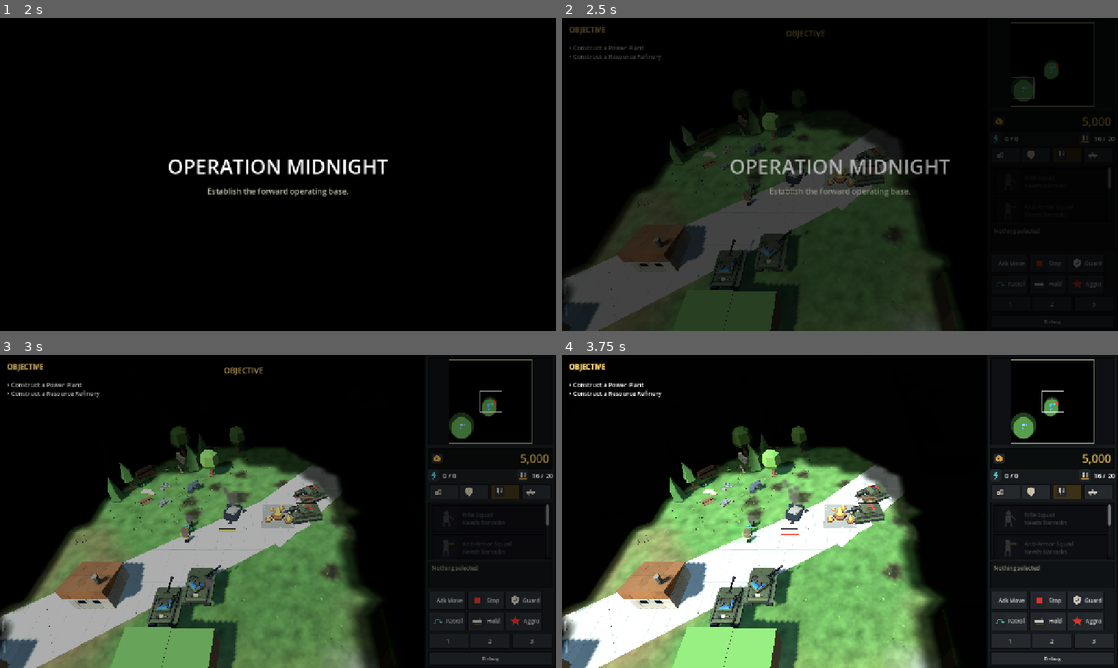
Above: before the commit, frames 1-4 (two rows, left to right).
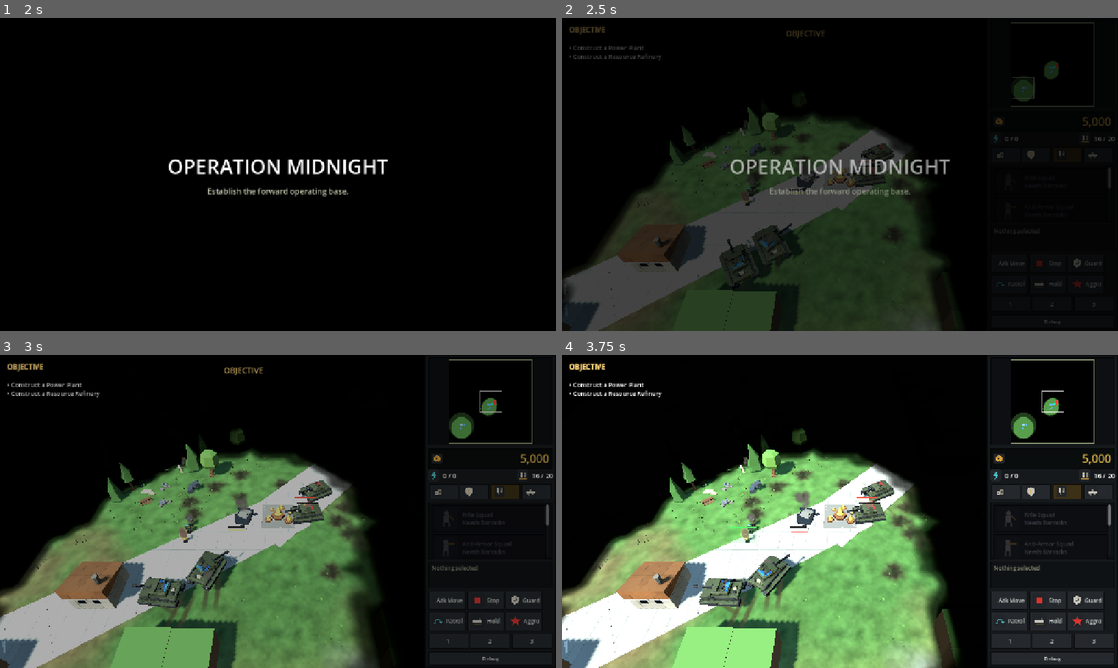
Above: after the commit, the same moments.

Repository: xionams/operation-midnight
Game: Godot game, scene res://tests/battle_shot.tscn
Two runs of this game, one before a commit and one after it. Both use one fixed random seed, a clock stepped at 60 frames per second and the inputs below. This scene is started directly instead of the project's main scene.
Inputs (mouse positions are in pixels of both pictures, inside the frame that each line leads up to):
- Up to frame 1 (2 s): click (444, 155) at 0.52 s; click (472, 155) at 1.27 s
- Up to frame 2 (2.5 s): click (1067, 155) at 2.02 s
- Up to frame 3 (3 s): tap Enter at 2.75 s; drag from (489, 401) to (333, 442) at 2.77 s
- Up to frame 4 (3.75 s): drag from (728, 527) to (812, 574) at 3.52 s

Frame 1 is identical in both runs. In frame 2, 1.8% of the frame differs, in the area x 24-90%, y 13-87%; in frame 3, 7.5%; in frame 4, 9.9%, in the area x 0-90%, y 13-100%.

Commit message:
Ruts: the ground records movement, not just explosions
Scorch marks recorded where things died; nothing recorded where anything
drove. A field that armour had crossed all match looked untouched between
the craters.

GroundMarks is now layered - one MultiMesh per layer, so burns and ruts
are two draw calls between them rather than one per mark. Each layer has
its own ring buffer, because they fill at completely different rates: a
burn happens when something dies, a rut every couple of metres a vehicle
drives. Sharing one buffer would let a single harvester's commute erase
the record of a battle.

Ruts follow the direction actually TRAVELLED rather than the hull facing,
so a vehicle mid-turn leaves marks along its path instead of along
wherever it happens to be pointing. Infantry leave nothing: boots do not
rut a field at this scale, and at 120 units the trails would be the only
thing on screen.

Two things worth keeping:

- Basis.scaled() scales in WORLD axes, not local - it scales the basis's
  rows, so a non-uniform scale applied that way ignores the mark's own
  rotation entirely. Every rut came out `width` across world X and 1.0
  deep in world Z whatever direction it ran, which is a sliver, and is
  why the first trail was almost invisible. Compose with
  Basis.from_scale() on the right instead. The scorch layer never showed
  this because its scale is uniform - exactly the kind of thing that
  hides a bug until a second caller turns up.

- The layer cap is a FILL RATE decision, not a memory one. Every mark is
  a large alpha-blended quad and the layer's AABB spans the map, so none
  are ever culled. At 420 ruts the layer cost 10 FPS at 120 units, which
  is more than shadows and more than the whole effects layer. At 160,
  with stamp spacing widened from 1.4m to 2.2m, it is free. Population is
  the only lever that matters for a decal layer.

Cost at 120 units: 48.1 FPS against 47.6 before. Regression: 17 suites, 0
failures, with ground_marks extended to cover the second layer and that
ruts cannot consume the scorch buffer.

Co-Authored-By: Claude Opus 5 <noreply@anthropic.com>
Claude-Session: https://claude.ai/code/session_01DZuC8PnfRtC4UfouPMZvxD

Diff:
--- a/scripts/units/unit_base.gd
+++ b/scripts/units/unit_base.gd
@@ -74,6 +74,18 @@
 ## first are the ones in contact, which is where the player is looking.
 const MAX_DAMAGE_PLUMES: int = 18
 static var _active_plumes: int = 0
+
+## Metres between rut stamps. The stamp itself is laid longer than this so
+## consecutive ones overlap into a continuous trail rather than a dashed
+## line - the texture fades to nothing at both ends for the same reason.
+## 2.2m between stamps, not 1.4. Combined with the lower layer cap this
+## is what keeps the trail affordable: fewer, longer stamps cover the same
+## ground with less overdraw.
+const TRACK_STEP: float = 2.2
+## Infantry leave nothing. Boots do not rut a field at this scale, and at
+## 120 units the trails would be the only thing on screen.
+const TRACK_MIN_HEIGHT: float = 1.0
+var _last_track: Vector3 = Vector3.INF
 var _stuck_timer: float = 0.0
 var _stuck_reference: Vector3 = Vector3.ZERO
 
@@ -549,8 +561,33 @@
 		## also dies with its unit, and that path does not come back here.
 		_damage_plume.tree_exited.connect(func(): _active_plumes -= 1)
 
+## Ruts behind anything on wheels or tracks. The ground kept a record of
+## explosions but not of movement, so a field that armour had crossed all
+## match looked untouched between the craters.
+func _lay_tracks() -> void:
+	if stats == null or stats.body_size.y < TRACK_MIN_HEIGHT:
+		return
+	if _last_track.is_finite() \
+		and global_position.distance_to(_last_track) < TRACK_STEP:
+		return
+	var heading: Vector3 = -global_transform.basis.z
+	if _last_track.is_finite():
+		## Prefer the direction actually travelled over the facing: a
+		## vehicle that is turning leaves ruts along its path, not along
+		## wherever its hull happens to point mid-turn.
+		var moved: Vector3 = global_position - _last_track
+		if moved.length_squared() > 0.01:
+			heading = moved
+	_last_track = global_position
+	## 2.2x the step, so consecutive stamps overlap by more than half
+	## their length. At 1.7x the trail read as a dotted line: the texture
+	## fades at both ends, so the overlap has to carry the join.
+	GroundMarks.track(self, global_position, heading,
+		stats.body_size.x * 0.92, TRACK_STEP * 2.2)
+
 func _physics_process(delta: float) -> void:
 	_refresh_damage_visual()
+	_lay_tracks()
 	if nav_agent == null or nav_agent.is_navigation_finished():
 		velocity = Vector3.ZERO
 		move_and_slide()
--- a/scripts/vfx/ground_marks.gd
+++ b/scripts/vfx/ground_marks.gd
@@ -1,36 +1,64 @@
 class_name GroundMarks
-extends MultiMeshInstance3D
+extends Node3D
 
-## Scorch marks the battlefield keeps.
+## What the battlefield keeps: burns where things exploded, and ruts
+## where armour drove.
 ##
 ## Everything the VFX layer does is momentary - a flash, a plume, a shake -
 ## so ten minutes into a match the ground looked exactly as it did at the
 ## start. A war game whose terrain never records that anything happened
-## reads as a diorama, and that was true here however well it was lit.
+## reads as a diorama, however well it is lit.
 ##
-## One MultiMesh for every mark on the map, so the whole record costs one
-## draw call rather than one per crater. Marks never fade: the point is
-## that the ground remembers, and a burn that cleans itself up after
-## fifteen seconds is just another particle effect. Instead the buffer is
-## a ring - the oldest mark is overwritten once the cap is reached, which
-## bounds the cost exactly while keeping the places that saw the most
-## fighting the most marked.
+## One MultiMesh per LAYER, so the whole record is two draw calls rather
+## than one per crater and one per rut. Marks never fade: the point is
+## that the ground remembers, and a mark that cleans itself up after
+## fifteen seconds is just another particle effect. Instead each layer is
+## a ring - the oldest entry is overwritten once its cap is reached, which
+## bounds the cost exactly while keeping the ground that saw the most
+## traffic the most marked.
 
-const MARK: Texture2D = preload("res://assets/textures/scorch.png")
 const SHADER: Shader = preload("res://shaders/ground_decal.gdshader")
 
-## 96 marks at one draw call. Enough that a contested crossroads looks
-## fought over, few enough that a long match cannot fill the map with soot.
-const MAX_MARKS: int = 96
+const SCORCH: String = "scorch"
+const TRACK: String = "track"
 
-## Just clear of the ground plane. The shader never writes depth, so this
-## only has to beat the depth test, not z-fighting.
-const HEIGHT: float = 0.03
+## Caps are per layer because the two fill at completely different rates:
+## a burn happens when something dies, a rut every metre and a half a
+## vehicle drives. Sharing one buffer would let a single harvester's
+## commute erase the record of a battle.
+const LAYERS: Dictionary = {
+	SCORCH: {
+		"texture": preload("res://assets/textures/scorch.png"),
+		"cap": 96,
+		"height": 0.03,
+	},
+	TRACK: {
+		"texture": preload("res://assets/textures/track.png"),
+		## 160, not the 420 this started at. Every mark is a large
+		## alpha-blended quad and the layer's AABB spans the map, so none
+		## of them are ever culled - at 420 the ruts alone cost 10 FPS at
+		## 120 units, which is more than shadows and more than the entire
+		## effects layer. This is overdraw, so the population is the only
+		## lever that matters.
+		"cap": 160,
+		## Below the scorch layer: a burn crossing a track should read as
+		## having happened after the vehicle passed, which is the usual
+		## order of events.
+		"height": 0.02,
+	},
+}
 
 static var _instance: GroundMarks = null
 
-var _next: int = 0
-var _used: int = 0
+var _layers: Dictionary = {}
+var _next: Dictionary = {}
+var _used: Dictionary = {}
+
+static func enabled() -> bool:
+	## Read directly rather than through VFX.enabled: VFX calls into here,
+	## and GDScript resolves a circular class_name reference by failing to
+	## compile both sides.
+	return OS.get_environment("OM_NO_VFX").is_empty()
 
 static func _root(context: Node) -> Node:
 	var tree := context.get_tree() if context != null else null
@@ -53,32 +81,41 @@
 func _ready() -> void:
 	var quad := QuadMesh.new()
 	quad.size = Vector2.ONE
+	var extent: float = _map_size()
 
-	var material := ShaderMaterial.new()
-	material.shader = SHADER
-	material.set_shader_parameter("mark_tex", MARK)
-	material.set_shader_parameter("fog_tex", FogOfWar.get_texture())
-	material.set_shader_parameter("map_size", _map_size())
-	material_override = material
+	for name in LAYERS:
+		var config: Dictionary = LAYERS[name]
+		var material := ShaderMaterial.new()
+		material.shader = SHADER
+		material.set_shader_parameter("mark_tex", config["texture"])
+		material.set_shader_parameter("fog_tex", FogOfWar.get_texture())
+		material.set_shader_parameter("map_size", extent)
 
-	var multi := MultiMesh.new()
-	multi.transform_format = MultiMesh.TRANSFORM_3D
-	multi.mesh = quad
-	multi.instance_count = MAX_MARKS
-	## Every slot starts collapsed to nothing. MultiMesh has no notion of
-	## an unused instance, so an untouched slot would otherwise draw a
-	## full-size quad at the origin.
-	for i in MAX_MARKS:
-		multi.set_instance_transform(i, Transform3D().scaled(Vector3.ZERO))
-	multimesh = multi
+		var multi := MultiMesh.new()
+		multi.transform_format = MultiMesh.TRANSFORM_3D
+		multi.mesh = quad
+		multi.instance_count = config["cap"]
+		## Every slot starts collapsed to nothing. MultiMesh has no notion
+		## of an unused instance, so an untouched slot would otherwise draw
+		## a full-size quad at the origin.
+		for i in int(config["cap"]):
+			multi.set_instance_transform(i, Transform3D().scaled(Vector3.ZERO))
 
-	## The marks lie flat on a 220m plane; without an explicit AABB Godot
-	## derives one from the quad mesh and culls the lot the moment the
-	## origin leaves the frustum.
-	var extent: float = _map_size()
-	custom_aabb = AABB(Vector3(-extent, -1.0, -extent),
-		Vector3(extent * 2.0, 2.0, extent * 2.0))
-	cast_shadow = GeometryInstance3D.SHADOW_CASTING_SETTING_OFF
+		var node := MultiMeshInstance3D.new()
+		node.name = name
+		node.multimesh = multi
+		node.material_override = material
+		## Marks lie flat on a 220m plane; without an explicit AABB Godot
+		## derives one from the quad mesh and culls the lot the moment the
+		## origin leaves the frustum.
+		node.custom_aabb = AABB(Vector3(-extent, -1.0, -extent),
+			Vector3(extent * 2.0, 2.0, extent * 2.0))
+		node.cast_shadow = GeometryInstance3D.SHADOW_CASTING_SETTING_OFF
+		add_child(node)
+
+		_layers[name] = node
+		_next[name] = 0
+		_used[name] = 0
 
 func _map_size() -> float:
 	var main := get_parent()
@@ -86,35 +123,64 @@
 		return float(main.map_size)
 	return 220.0
 
-## Reads OM_NO_VFX directly rather than through VFX.enabled. VFX calls
-## into here, so depending on it back would be a cycle, and GDScript
-## resolves a circular class_name reference by failing to compile both.
-static var enabled: bool = OS.get_environment("OM_NO_VFX").is_empty()
+func _stamp(layer: String, transform: Transform3D) -> void:
+	var node: MultiMeshInstance3D = _layers.get(layer)
+	if node == null:
+		return
+	var cap: int = int(LAYERS[layer]["cap"])
+	node.multimesh.set_instance_transform(_next[layer], transform)
+	_next[layer] = (_next[layer] + 1) % cap
+	_used[layer] = mini(_used[layer] + 1, cap)
 
 ## Burn the ground at `position`. `radius` is the mark's radius in metres.
 static func scorch(context: Node, position: Vector3, radius: float) -> void:
-	if not enabled:
+	if not enabled():
 		return
 	var marks := _marks(context)
 	if marks == null:
 		return
-	marks._add(position, radius)
-
-func _add(position: Vector3, radius: float) -> void:
-	## Random spin per mark. Without it every burn is the same texture in
-	## the same orientation, and a cluster of them reads as a repeated
-	## stamp rather than as separate craters.
+	## Random spin. Without it every burn is the same texture in the same
+	## orientation, and a cluster reads as a repeated stamp rather than as
+	## separate craters.
 	var basis := Basis(Vector3.UP, randf_range(0.0, TAU)) \
 		* Basis(Vector3.RIGHT, -PI / 2.0)
 	var size: float = radius * 2.0 * randf_range(0.85, 1.2)
-	multimesh.set_instance_transform(_next, Transform3D(
-		basis.scaled(Vector3(size, size, size)),
-		Vector3(position.x, HEIGHT, position.z)))
-	_next = (_next + 1) % MAX_MARKS
-	_used = mini(_used + 1, MAX_MARKS)
+	marks._stamp(SCORCH, Transform3D(
+		basis * Basis.from_scale(Vector3(size, size, size)),
+		Vector3(position.x, LAYERS[SCORCH]["height"], position.z)))
 
-## How many marks are currently on the map. Used by the art pass test.
-static func count() -> int:
+## Lay one stamp of ruts at `position`, running along `forward`.
+static func track(context: Node, position: Vector3, forward: Vector3,
+		width: float, length: float) -> void:
+	if not enabled():
+		return
+	var marks := _marks(context)
+	if marks == null:
+		return
+	var flat := Vector3(forward.x, 0.0, forward.z)
+	if flat.length_squared() < 0.0001:
+		return
+	flat = flat.normalized()
+	## The texture is authored with +Y as the direction of travel. After
+	## the -90 degree X rotation that lays the quad flat, its local +Y
+	## points along world -Z, so this yaw turns -Z onto `flat`.
+	var yaw: float = atan2(-flat.x, -flat.z)
+	var basis := Basis(Vector3.UP, yaw) * Basis(Vector3.RIGHT, -PI / 2.0)
+	## Basis.scaled() scales the basis ROWS, which is a scale in WORLD
+	## axes, not local ones. Used here it made every rut `width` across
+	## world X and 1.0 deep in world Z whatever direction it ran - thin
+	## slivers, which is why the first trail was barely visible. Composing
+	## with from_scale on the right scales in the quad's own frame.
+	## The scorch layer never showed this because its scale is uniform.
+	marks._stamp(TRACK, Transform3D(
+		basis * Basis.from_scale(Vector3(width, length, 1.0)),
+		Vector3(position.x, LAYERS[TRACK]["height"], position.z)))
+
+## How many marks of a layer are on the map. Used by the art pass tests.
+static func count(layer: String = SCORCH) -> int:
 	if _instance == null or not is_instance_valid(_instance):
 		return 0
-	return _instance._used
+	return int(_instance._used.get(layer, 0))
+
+static func cap(layer: String = SCORCH) -> int:
+	return int(LAYERS[layer]["cap"])
--- a/tests/battle_shot.gd
+++ b/tests/battle_shot.gd
@@ -76,9 +76,13 @@
 	camera.fov = 55.0
 	camera.current = true
 
-	## Long enough for the intro overlay to have faded and the damage
-	## plumes to have built a column rather than a puff.
-	await _wait(4.0)
+	## Drive the line across the field first, so the ground carries ruts
+	## as well as craters by the time the shutter opens.
+	for unit in ours:
+		if is_instance_valid(unit) and unit.has_method("move_to"):
+			unit.move_to(centre + Vector3(rng.randf_range(4, 10), 0,
+				rng.randf_range(-8, -2)))
+	await _wait(6.0)
 
 	## Fire a volley so streaks are mid-flight when the shutter opens.
 	for unit in ours:
@@ -97,6 +101,8 @@
 	await RenderingServer.frame_post_draw
 	var image: Image = get_viewport().get_texture().get_image()
 	image.save_png("res://screenshots/battle.png")
-	print("BATTLE| marks on ground: %d" % GroundMarks.count())
+	print("BATTLE| scorch: %d  ruts: %d" % [
+		GroundMarks.count(GroundMarks.SCORCH),
+		GroundMarks.count(GroundMarks.TRACK)])
 	print("BATTLE| DONE")
 	get_tree().quit()
--- a/tests/ground_marks_test.gd
+++ b/tests/ground_marks_test.gd
@@ -43,20 +43,38 @@
 
 	## The ring buffer is what bounds the cost. Overrun it and the count
 	## must stop rather than the instance list growing without limit.
-	for i in GroundMarks.MAX_MARKS + 40:
+	for i in GroundMarks.cap() + 40:
 		VFX.shell_impact(main, centre)
 	_check("Mark count is capped by the ring buffer",
-		GroundMarks.count() == GroundMarks.MAX_MARKS,
-		"(%d, cap %d)" % [GroundMarks.count(), GroundMarks.MAX_MARKS])
+		GroundMarks.count() == GroundMarks.cap(),
+		"(%d, cap %d)" % [GroundMarks.count(), GroundMarks.cap()])
 
-	## Marks are drawn by one MultiMesh however many there are; that is the
+	## Each layer is one MultiMesh however many marks it holds; that is the
 	## whole reason they can be permanent.
-	var node := main.get_node_or_null("GroundMarks")
-	_check("All marks share one MultiMesh", node is MultiMeshInstance3D)
-	if node is MultiMeshInstance3D:
-		_check("Instance count is fixed at the cap",
-			node.multimesh.instance_count == GroundMarks.MAX_MARKS,
-			"(%d)" % node.multimesh.instance_count)
+	var root := main.get_node_or_null("GroundMarks")
+	_check("Ground marks exist as a layered node", root != null)
+	if root != null:
+		var scorch := root.get_node_or_null(GroundMarks.SCORCH)
+		_check("Scorch layer is one MultiMesh", scorch is MultiMeshInstance3D)
+		if scorch is MultiMeshInstance3D:
+			_check("Scorch instance count is fixed at the cap",
+				scorch.multimesh.instance_count == GroundMarks.cap(),
+				"(%d)" % scorch.multimesh.instance_count)
+		_check("Track layer is its own MultiMesh",
+			root.get_node_or_null(GroundMarks.TRACK) is MultiMeshInstance3D)
+
+	## Ruts: laid by driving, and on their own buffer so a harvester's
+	## commute cannot erase the record of a battle.
+	var before: int = GroundMarks.count(GroundMarks.TRACK)
+	for i in 30:
+		GroundMarks.track(main, centre + Vector3(i * 1.4, 0, 0),
+			Vector3.FORWARD, 3.0, 2.4)
+	_check("Driving lays ruts",
+		GroundMarks.count(GroundMarks.TRACK) >= before + 30,
+		"(%d -> %d)" % [before, GroundMarks.count(GroundMarks.TRACK)])
+	_check("Ruts do not consume the scorch buffer",
+		GroundMarks.count(GroundMarks.SCORCH) == GroundMarks.cap(),
+		"(%d)" % GroundMarks.count(GroundMarks.SCORCH))
 
 	print("TEST| ---- %d failure(s) ----" % _fails.size())
 	for f in _fails:
Binary file added: assets/textures/track.png
Not shown, added: assets/textures/track.png.import
Binary file changed: screenshots/battle.png
Not shown, changed: docs/ART_DIRECTION.md
Not shown, changed: tools/build_textures.py
